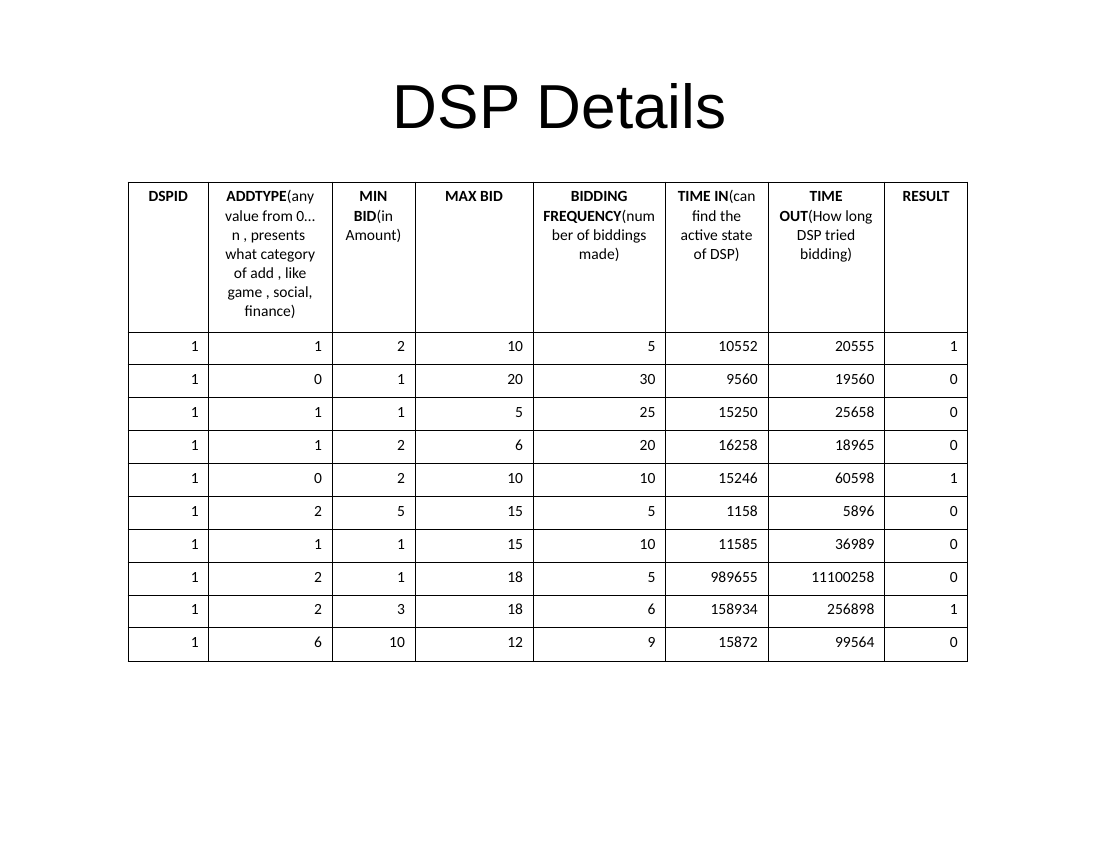
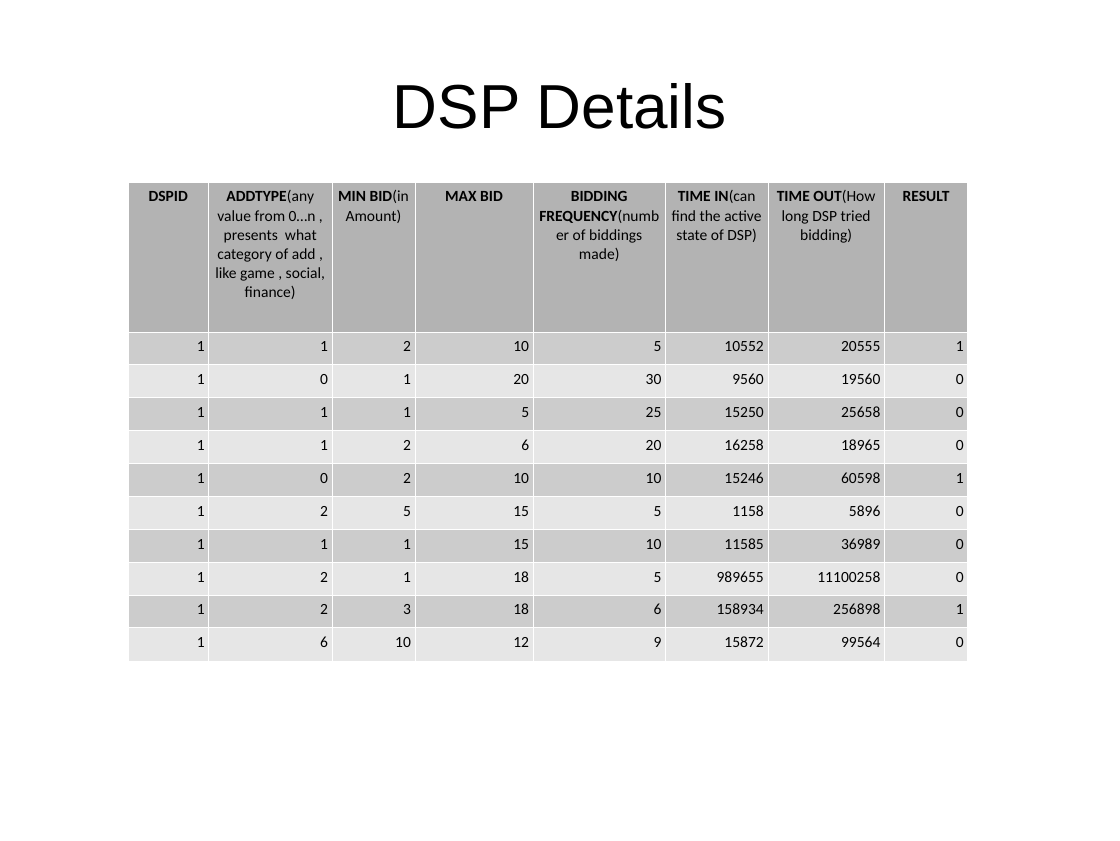
Before and after one commit to abhishek-ch/evolveML, a slide deck: slide 9 of data/smaato.odp. Drawn at 1120x841 pixels with LibreOffice and Linux fonts; fonts in the diff are those of the drawing. Boxes give left, top, right and bottom in pixels: in the first picture for what was removed or moved away, otherwise in the second. Text is boxed around its words. In the diff, an @@ line names an element or a change of style, - is before the commit and + after.

```diff
--- a/data/smaato.odp
+++ b/data/smaato.odp
@@ table at (x1=128, y1=182, x2=968, y2=661) @@
@@ fill none to #B3B3B3 in row 1 @@
@@ fill none to #CCCCCC in 40 cells @@
@@ fill none to #E6E6E6 in 40 cells @@
@@ borders changed @@
```
Also in this commit, not shown: 2 other slides changed.
